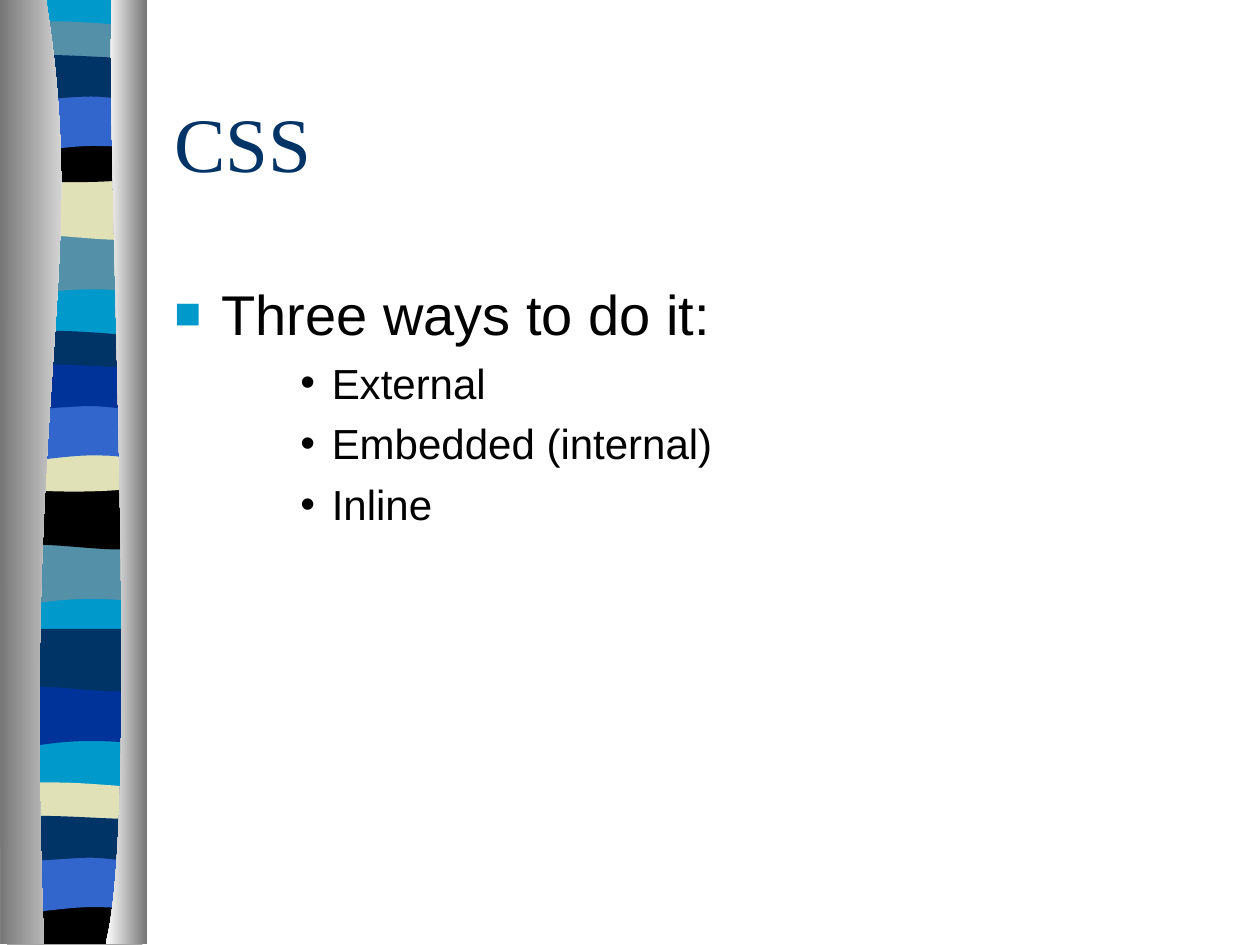
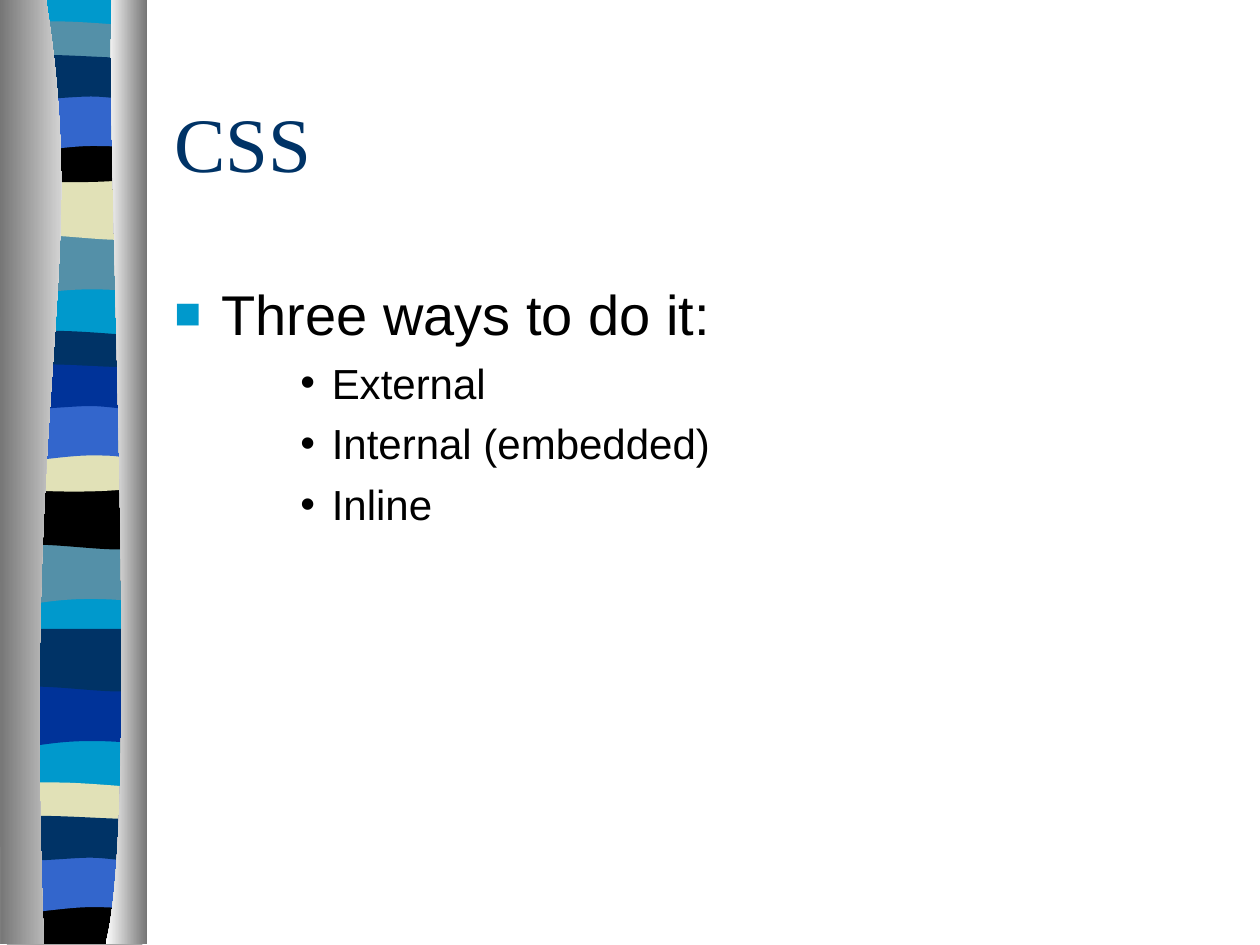
Before and after one commit to arhswebdesign/arhswebdesign.github.io, a slide deck: slide 8 of powerpoint/CSS_story.ppt. Drawn at 1260x945 pixels with LibreOffice and Linux fonts; fonts in the diff are those of the drawing. Boxes give left, top, right and bottom in pixels: in the first picture for what was removed or moved away, otherwise in the second. Text is boxed around its words. In the diff, an @@ line names an element or a change of style, - is before the commit and + after.

```diff
--- a/powerpoint/CSS_story.ppt
+++ b/powerpoint/CSS_story.ppt
@@ text at box(332, 428, 709, 468): text changed @@
-    • Embedded (internal)
+    • Internal (embedded)
```
Also in this commit, not shown: 7 other slides changed.
